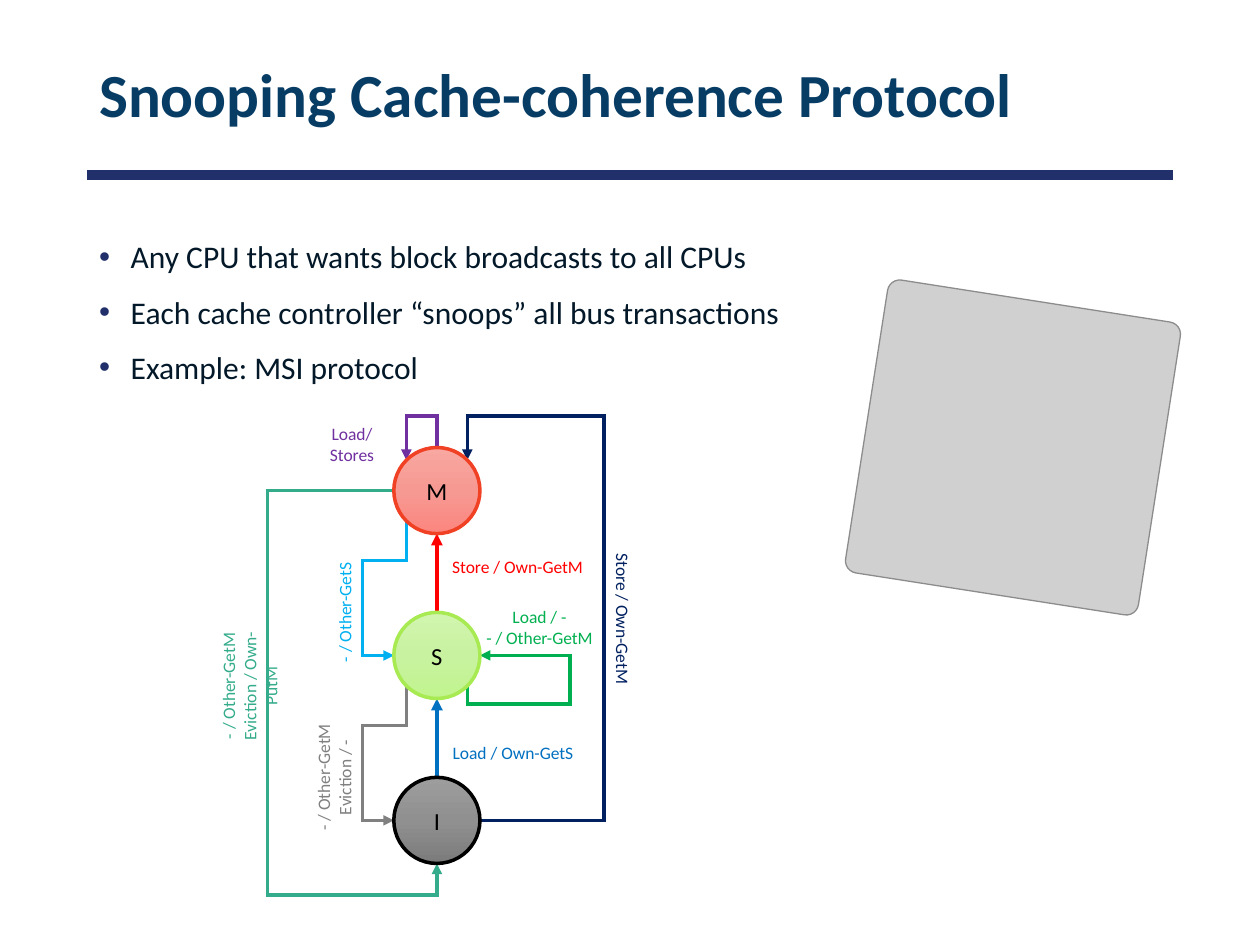
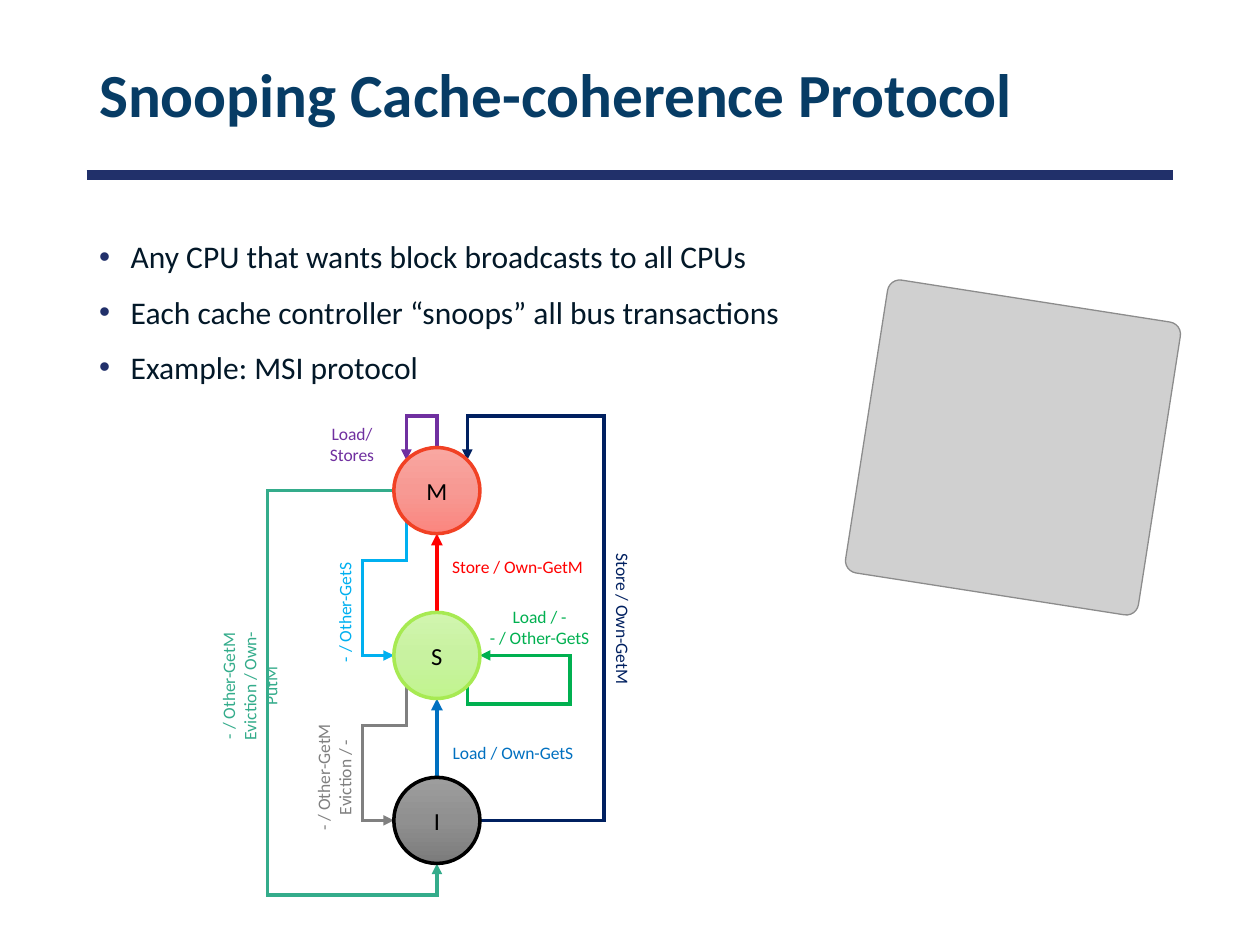
Before and after one commit to smajidzahedi/ECE350, a slide deck: slide 16 of 05-multiprocessor.pptx. Drawn at 1260x945 pixels with LibreOffice and Linux fonts; fonts in the diff are those of the drawing; grey boxes stand for pictures. Boxes give left, top, right and bottom in pixels: in the first picture for what was removed or moved away, otherwise in the second. Text is boxed around its words. In the diff, an @@ line names an element or a change of style, - is before the commit and + after.

```diff
--- a/05-multiprocessor.pptx
+++ b/05-multiprocessor.pptx
@@ text at <box>510,611,590,644</box>: text changed @@
-Load / -
-- / Other-GetM
+Load / -
+- / Other-GetS
```
Also in this commit, not shown: 2 other slides changed, 1 other file.
